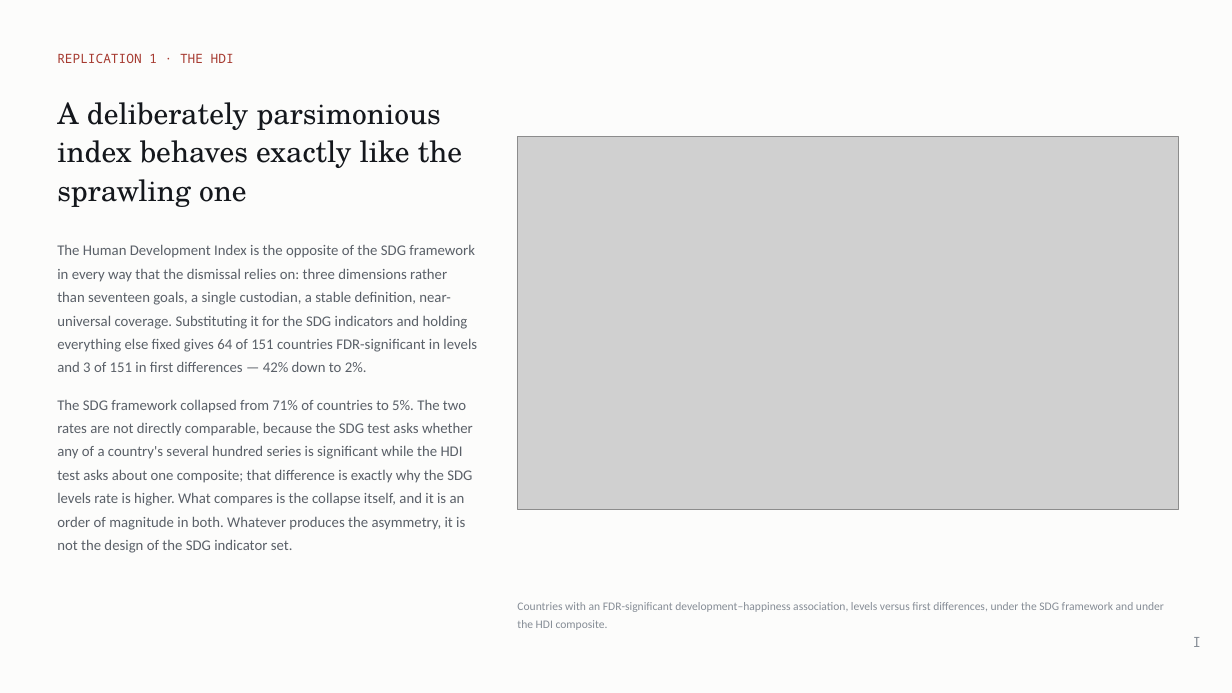
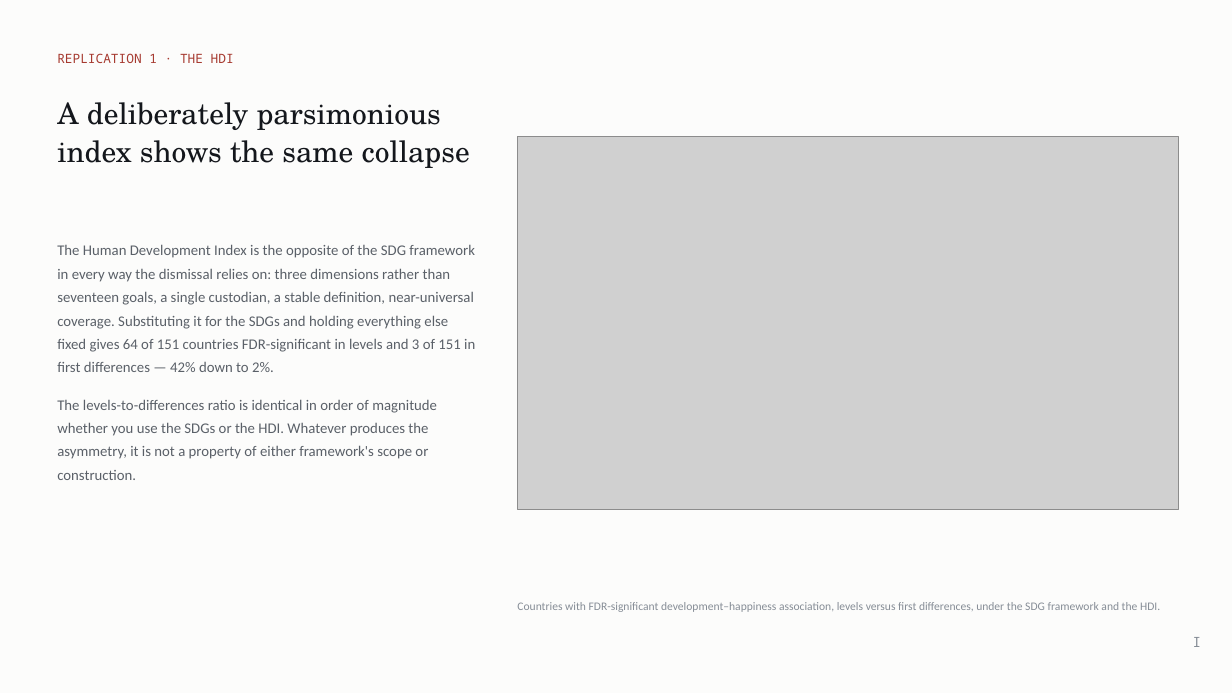
Before and after one commit to cwejnert/HDI-Happiness, a slide deck: slide 4 of deck/Measured_Where_It_Varies.pptx. Drawn at 1232x693 pixels with LibreOffice and Linux fonts; fonts in the diff are those of the drawing; grey boxes stand for pictures. Boxes give left, top, right and bottom in pixels: in the first picture for what was removed or moved away, otherwise in the second. Text is boxed around its words. In the diff, an @@ line names an element or a change of style, - is before the commit and + after.

```diff
--- a/deck/Measured_Where_It_Varies.pptx
+++ b/deck/Measured_Where_It_Varies.pptx
@@ text at [57, 102, 470, 168]: text changed @@
-A deliberately parsimonious index behaves exactly like the sprawling one
+A deliberately parsimonious index shows the same collapse
@@ text at [57, 244, 475, 480]: text changed @@
-The Human Development Index is the opposite of the SDG framework in every way that the dismissal relies on: three dimensions rather than seventeen goals, a single custodian, a stable definition, near-universal coverage. Substituting it for the SDG indicators and holding everything else fixed gives 64 of 151 countries FDR-significant in levels and 3 of 151 in first differences — 42% down to 2%.
-The SDG framework collapsed from 71% of countries to 5%. The two rates are not directly comparable, because the SDG test asks whether any of a country's several hundred series is significant while the HDI test asks about one composite; that difference is exactly why the SDG levels rate is higher. What compares is the collapse itself, and it is an order of magnitude in both. Whatever produces the asymmetry, it is not the design of the SDG indicator set.
+The Human Development Index is the opposite of the SDG framework in every way the dismissal relies on: three dimensions rather than seventeen goals, a single custodian, a stable definition, near-universal coverage. Substituting it for the SDGs and holding everything else fixed gives 64 of 151 countries FDR-significant in levels and 3 of 151 in first differences — 42% down to 2%.
+The levels-to-differences ratio is identical in order of magnitude whether you use the SDGs or the HDI. Whatever produces the asymmetry, it is not a property of either framework's scope or construction.
@@ text at [517, 602, 1160, 612]: text changed @@
-Countries with an FDR-significant development–happiness association, levels versus first differences, under the SDG framework and under the HDI composite.
+Countries with FDR-significant development–happiness association, levels versus first differences, under the SDG framework and the HDI.
```
Also in this commit, not shown: 17 other slides changed, 4 slides added, 24 slides removed, 2 other files.
